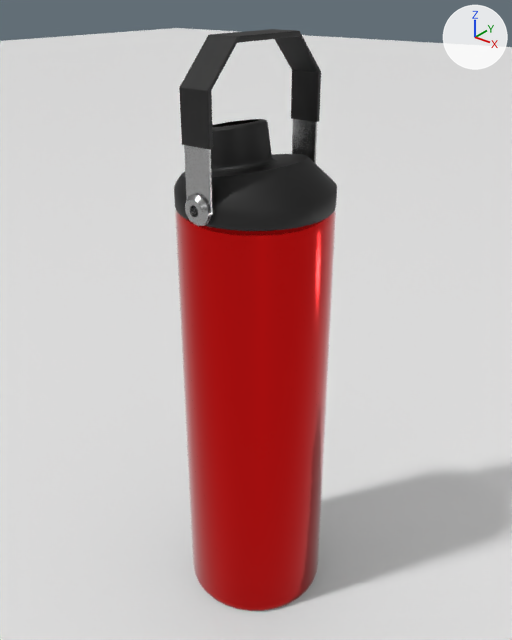
An edit to the Blender file Render/Cormac Wilson/Render/Stanley Water Bottle.blend, drawn before and after from the same camera.
Before and after are seen from a 50 mm camera at (5.32, -6.64, 8.42) aimed at (-0.09, 0.12, 4.23). The lights are fixed; the arrows at upper right show +X, +Y and +Z. The picture after the commit comes second.

Names of what the first picture shows: 'Bottle Body', 'Bottle Handle', 'Bottle Lid', 'Bottle Screws', 'Plane'.
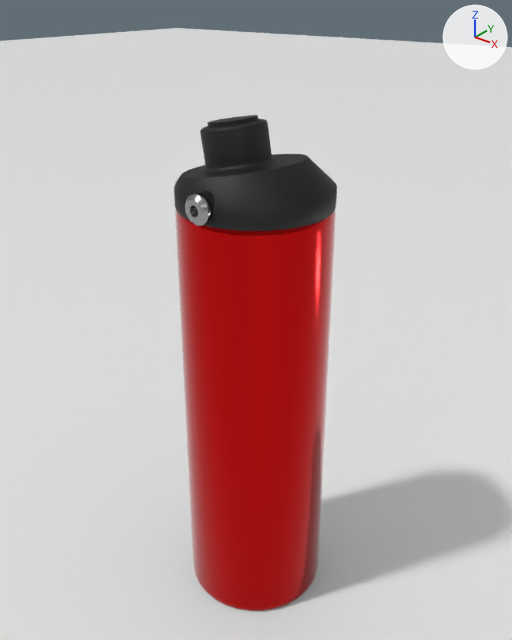
Patch to the scene script:
```diff
--- a/Render/Cormac Wilson/Render/Stanley Water Bottle.blend.py
+++ b/Render/Cormac Wilson/Render/Stanley Water Bottle.blend.py
@@ me_lid_001 @@
+me_lid_001.from_pydata(...)  # 64 vertices, 34 faces; spans x -0.299..0.002, y -0.128..0.133, z -8.306..-7.898
+me_lid_001.polygons.foreach_set('use_smooth', [True] * 34)
+me_lid_001.materials.append(mat_bottle_black_plastic_material)  # black #000000
@@ ob_bottle_handle @@
 _m = ob_bottle_handle.modifiers.new('Mirror', 'MIRROR')
 _m.use_clip = True
+ob_bottle_handle.hide_set(True)
@@ ob_bottle_cap @@
+ob_bottle_cap = bpy.data.objects.new('Bottle Cap', me_lid_001)
+ob_bottle_cap.location = (0.0, 0.0, 14.83)
+ob_bottle_cap.scale = (2.25, 2.25, 1.0)
```

Location of each change, [x1, y1, x2, y2] in pixels of the pictures (512 x 640 px):
'Bottle Handle', hidden: before [179, 29, 321, 226]
'Bottle Cap', added: after [207, 115, 259, 128]
